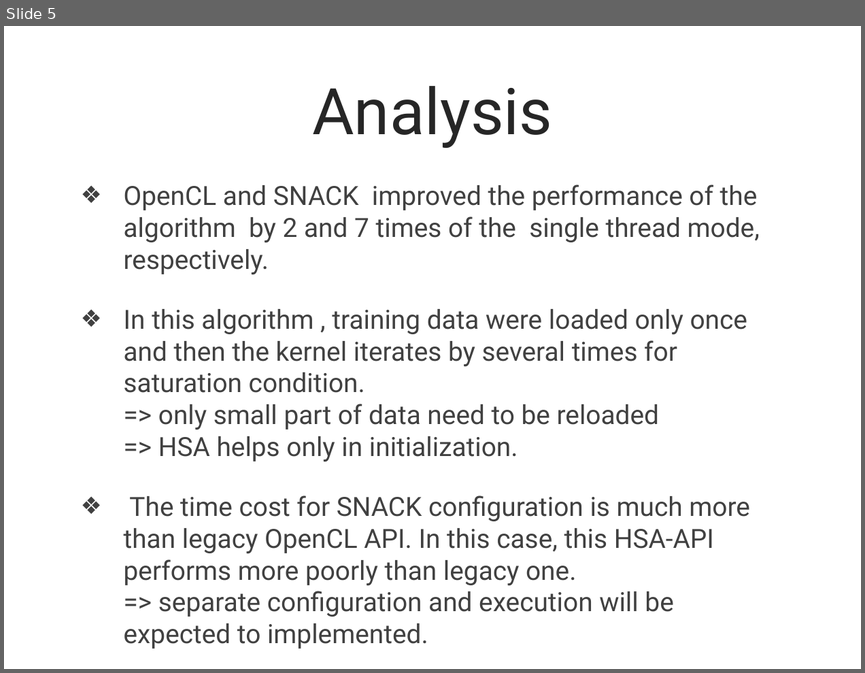
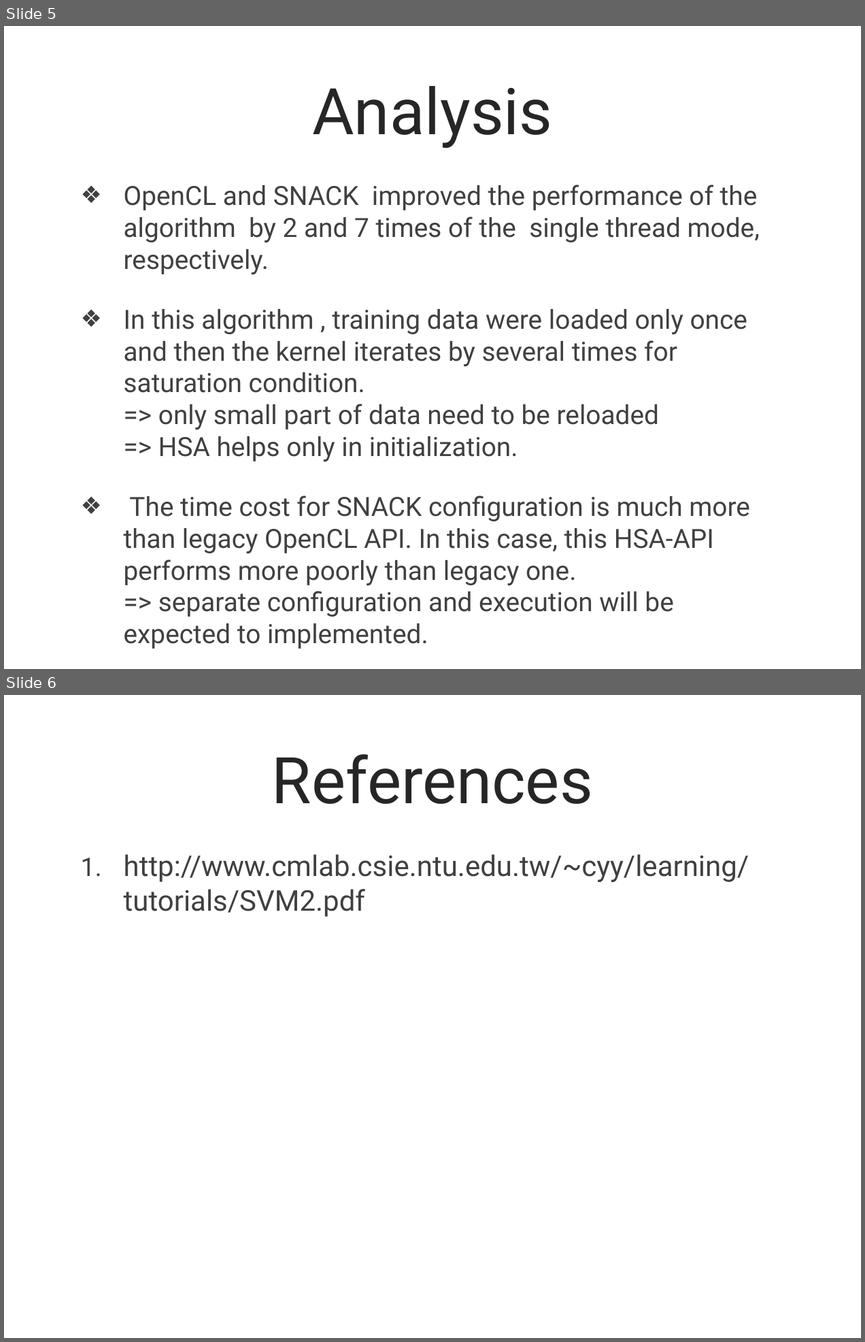
Before and after one commit to liujames/hsa-cyl, a slide deck: doc/hsacyl_v1.pptx. Shown one above the other, each under a label of ours: slide 5 before the commit, slides 5 and 6 after it. The pictures are 865x673 and 865x1342 pixels, drawn with LibreOffice and Linux fonts; fonts in the diff are those of the drawing; background and template pictures are left out. Boxes give left, top, right and bottom in pixels: in the first picture for what was removed or moved away, otherwise in the second. Text is boxed around its words. In the diff, an @@ line names an element or a change of style, - is before the commit and + after.

```diff
--- a/doc/hsacyl_v1.pptx
+++ b/doc/hsacyl_v1.pptx
@@ slide 6 added at (x1=4, y1=695, x2=861, y2=1338), background picture (left out) @@
@@ title added at (x1=272, y1=754, x2=593, y2=804), 54 pt, text #262626 @@
+References
@@ text added at (x1=124, y1=854, x2=749, y2=917), 24 pt, text #404040 @@
+1. http://www.cmlab.csie.ntu.edu.tw/~cyy/learning/tutorials/SVM2.pdf
```
Also in this commit, not shown: 4 other files.
